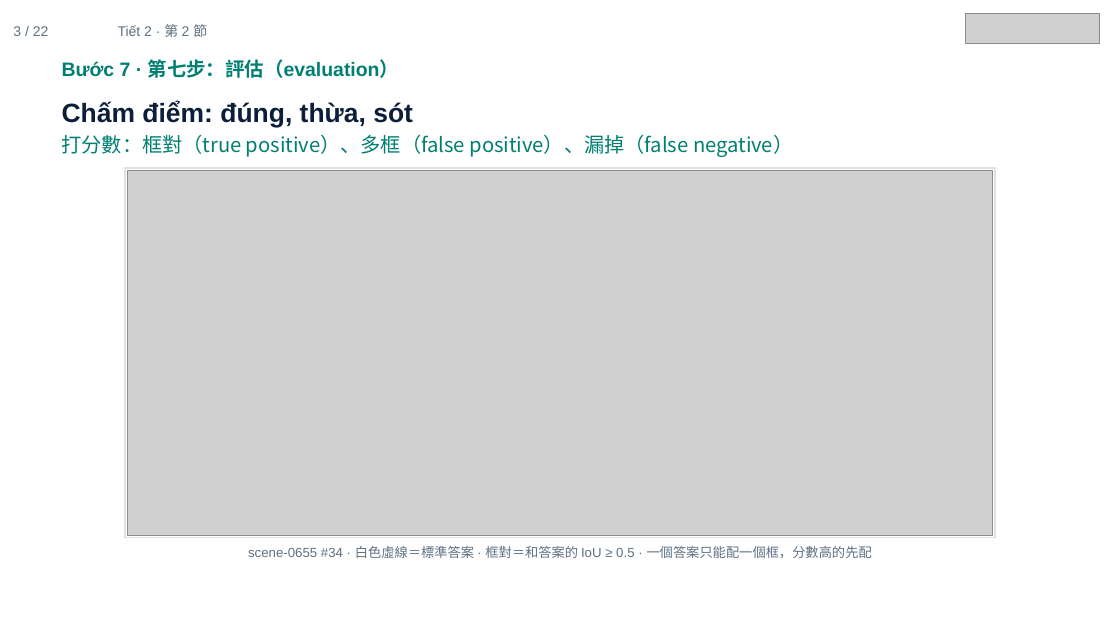
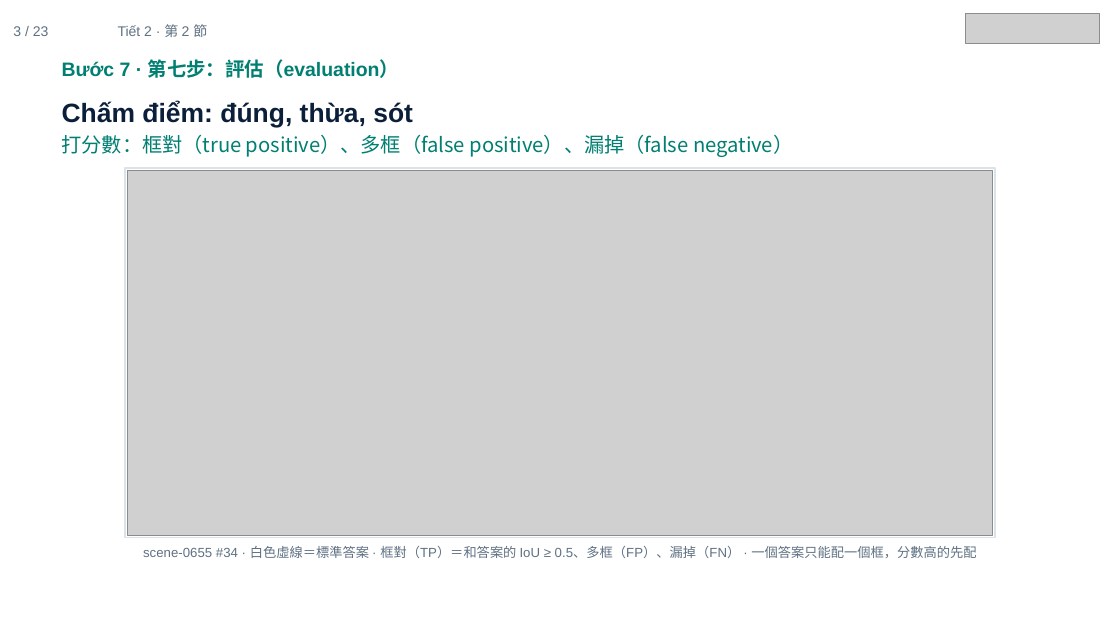
Before and after one commit to ch-neural/MITUST-Principles-of-Self-Driving-Cars, a slide deck: slide 3 of 第十週(11-12)/第十週_第2節_簡報.pptx. Drawn at 1120x630 pixels with LibreOffice and Linux fonts; fonts in the diff are those of the drawing; grey boxes stand for pictures. Boxes give left, top, right and bottom in pixels: in the first picture for what was removed or moved away, otherwise in the second. Text is boxed around its words. In the diff, an @@ line names an element or a change of style, - is before the commit and + after.

```diff
--- a/第十週(11-12)/第十週_第2節_簡報.pptx
+++ b/第十週(11-12)/第十週_第2節_簡報.pptx
@@ text at [143, 546, 976, 558]: text changed @@
-scene-0655 #34 · 白色虛線＝標準答案 · 框對＝和答案的 IoU ≥ 0.5 · 一個答案只能配一個框，分數高的先配
+scene-0655 #34 · 白色虛線＝標準答案 · 框對（TP）＝和答案的 IoU ≥ 0.5、多框（FP）、漏掉（FN） · 一個答案只能配一個框，分數高的先配
```
Also in this commit, not shown: 20 other slides changed, 1 slide added.
